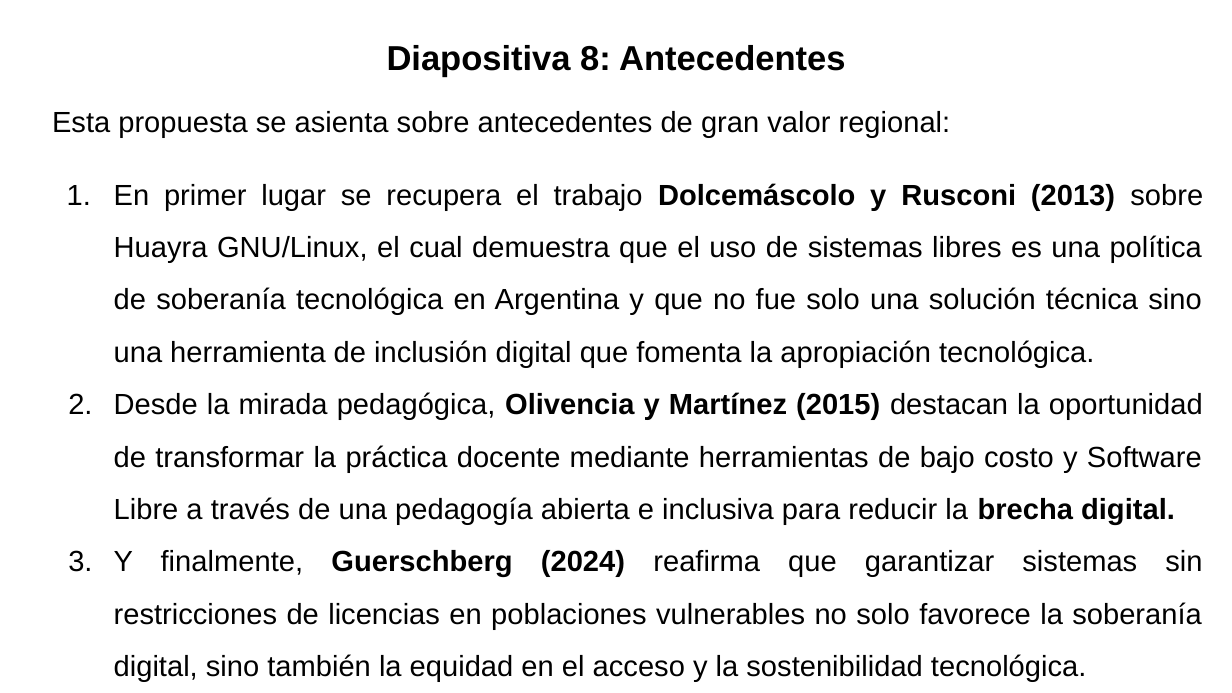
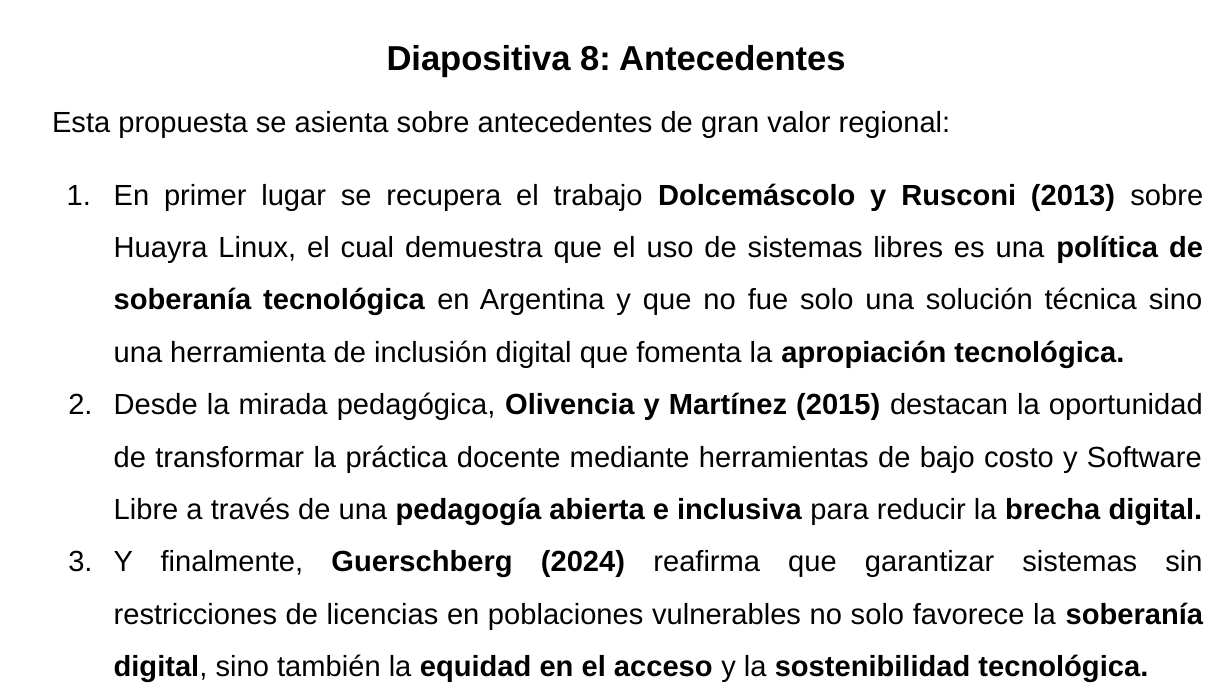
Before and after one commit to gabrielinuz/gabrielinuz.github.io, a slide deck: slide 9 of doc/GUION_DE_DEFENSA_LTE.pptx. Drawn at 1232x693 pixels with LibreOffice and Linux fonts; fonts in the diff are those of the drawing. Boxes give left, top, right and bottom in pixels: in the first picture for what was removed or moved away, otherwise in the second. Text is boxed around its words. In the diff, an @@ line names an element or a change of style, - is before the commit and + after.

```diff
--- a/doc/GUION_DE_DEFENSA_LTE.pptx
+++ b/doc/GUION_DE_DEFENSA_LTE.pptx
@@ text at [114,183,1203,367]: text changed @@
-1. En primer lugar se recupera el trabajo Dolcemáscolo y Rusconi (2013) sobre Huayra GNU/Linux, el cual demuestra que el uso de sistemas libres es una política de soberanía tecnológica en Argentina y que no fue solo una solución técnica sino una herramienta de inclusión digital que fomenta la apropiación tecnológica.
+1. En primer lugar se recupera el trabajo Dolcemáscolo y Rusconi (2013) sobre Huayra Linux, el cual demuestra que el uso de sistemas libres es una política de soberanía tecnológica en Argentina y que no fue solo una solución técnica sino una herramienta de inclusión digital que fomenta la apropiación tecnológica.
@@ text at [114,392,1204,681]: bold on in "pedagogía abierta e inclusiva", "soberanía digital, equidad en el acceso sostenibilidad ..." @@
```
Also in this commit, not shown: 12 other slides changed, 1 other file.
